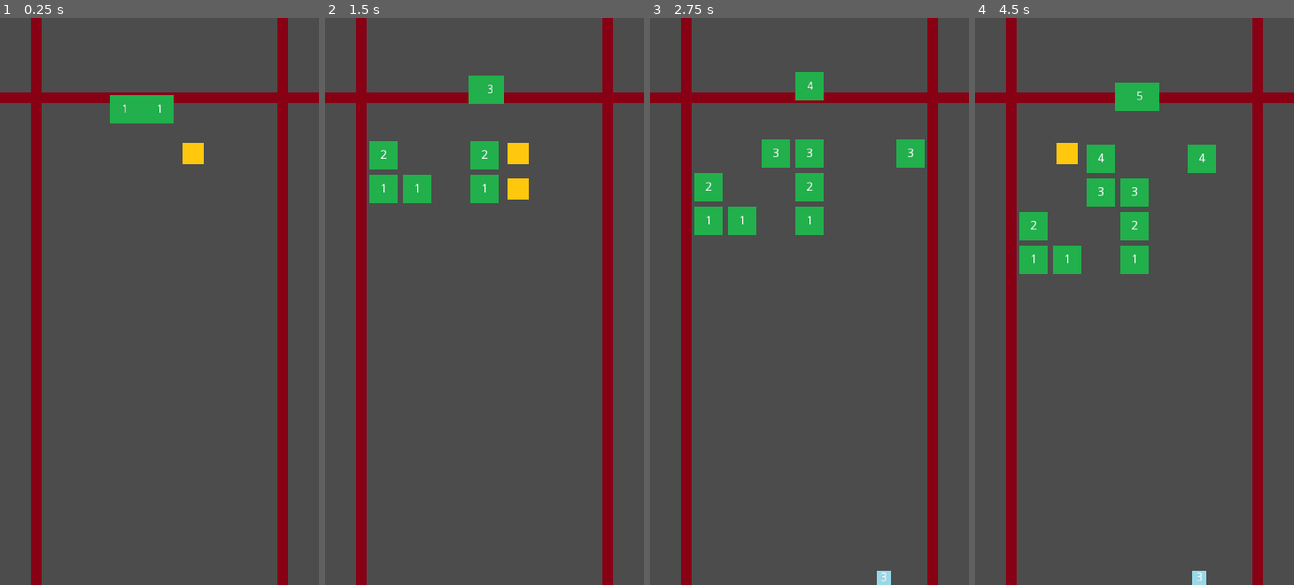
Above: before the commit, frames 1-4 (left to right).
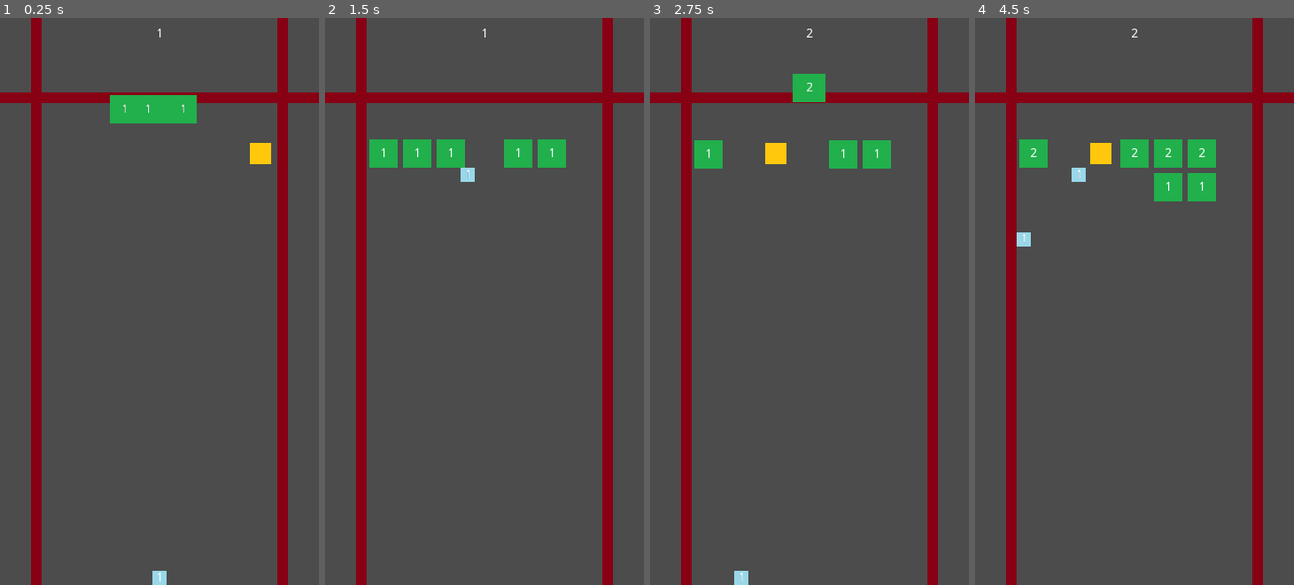
Above: after the commit, the same moments.

Repository: gumballstudios/OneGameAMonth
Game: Godot game, scene res://Test.tscn
Same seed, same stepped clock (60 frames per second), same inputs: the game is played once before the commit and once after it. The project has no main scene, so this scene is started directly.
Inputs (mouse positions are in pixels of both pictures, inside the frame that each line leads up to):
- Up to frame 1 (0.25 s): no input
- Up to frame 2 (1.5 s): move the mouse to (554, 273) at 0.52 s; click (554, 273) at 0.6 s; move the mouse to (420, 329) at 1.27 s; click (420, 329) at 1.35 s
- Up to frame 3 (2.75 s): move the mouse to (841, 176) at 2.02 s; click (841, 176) at 2.1 s
- Up to frame 4 (4.5 s): move the mouse to (1118, 414) at 2.77 s; click (1118, 414) at 2.85 s; move the mouse to (1230, 386) at 3.52 s; click (1230, 386) at 3.6 s; move the mouse to (1038, 216) at 4.27 s; click (1038, 216) at 4.35 s

The runs differ from the first frame. In frame 1, 1.0% of the frame differs, in the area x 45-85%, y 1-100%; in frame 2, 4.5%; in frame 3, 5.3%; in frame 4, 7.2%, in the area x 13-76%, y 1-100%.

Commit message:
Many mini ninjas
Updated power up to add more ninjas rather than increasing a single
ninja's strength

Diff:
--- a/2018-02/Objects/NinjaLauncher.tscn
+++ b/2018-02/Objects/NinjaLauncher.tscn
@@ -19,4 +19,27 @@
 one_shot = true
 autostart = false
 
+[node name="Label" type="Label" parent="." index="2"]
+
+anchor_left = 0.0
+anchor_top = 0.0
+anchor_right = 0.0
+anchor_bottom = 0.0
+margin_left = -180.0
+margin_top = -632.0
+margin_right = 180.0
+margin_bottom = -596.0
+rect_pivot_offset = Vector2( 0, 0 )
+mouse_filter = 2
+mouse_default_cursor_shape = 0
+size_flags_horizontal = 1
+size_flags_vertical = 4
+text = "1"
+align = 1
+valign = 1
+percent_visible = 1.0
+lines_skipped = 0
+max_lines_visible = -1
+_sections_unfolded = [ "Rect" ]
+
 [connection signal="timeout" from="LaunchTimer" to="." method="_on_launch_timeout"]
--- a/2018-02/Objects/Powerup.tscn
+++ b/2018-02/Objects/Powerup.tscn
@@ -18,6 +18,7 @@
 audio_bus_override = false
 audio_bus_name = "Master"
 script = ExtResource( 1 )
+_sections_unfolded = [ "Z Index" ]
 
 [node name="Sprite" type="Sprite" parent="." index="0"]
 
--- a/2018-02/Scripts/EnemyFormation.gd
+++ b/2018-02/Scripts/EnemyFormation.gd
@@ -23,14 +23,18 @@
 
 func DeployNewEnemies():
 	deployRound += 1
-	var enemyCount = (randi() % 4) + 1
+	var enemyChance = [2, 3, 3, 3, 3, 4, 4, 4, 4, 4, 4, 4, 4, 4, 5, 5, 5, 5, 6]
+	var enemyCount = enemyChance[randi() % enemyChance.size()]
 	var giveItem = (randf() <= 0.75)
 	var columns = GetRandomColumns(enemyCount, giveItem)
 	for i in range(enemyCount):
 		var enemy = enemyScene.instance()
+		var strength = deployRound
+		if randf() <= 0.25:
+			strength *= 2
 		enemy.position = $EnemySpawn.position
 		$EnemyContainer.add_child(enemy)
-		enemy.Deploy(columns[i], deployRound)
+		enemy.Deploy(columns[i], strength)
 
 	if giveItem:
 		var powerup = powerUpScene.instance()
--- a/2018-02/Scripts/Ninja.gd
+++ b/2018-02/Scripts/Ninja.gd
@@ -2,6 +2,7 @@
 
 
 signal returned
+signal power_up
 
 const SPEED = 2500
 
@@ -18,15 +19,19 @@
 	# move the ball and get any remaining motion after a collision
 	var collision = move_and_collide(motion)
 
+	var bounce = true;
 	if collision:
 		set_physics_process(false)
 		if collision.collider.is_in_group("Ground"):
 			emit_signal("returned", self)
 			return
 		elif collision.collider.is_in_group("Enemy"):
-			collision.collider.Hit(strength)
+			var enemy = collision.collider
+			bounce = strength < enemy.strength
+			enemy.Hit(strength)
 
-		velocity = velocity.bounce(collision.normal)
+		if bounce:
+			velocity = velocity.bounce(collision.normal)
 		$AttackTimer.start()
 
 
@@ -40,5 +45,6 @@
 
 
 func PowerUp():
-	strength += 1
-	$Label.text = str(strength)
+	emit_signal("power_up")
+	#strength += 1
+	#$Label.text = str(strength)
--- a/2018-02/Scripts/NinjaLauncher.gd
+++ b/2018-02/Scripts/NinjaLauncher.gd
@@ -7,6 +7,9 @@
 var ninjaReturned = 0
 var startPosition
 var direction
+var recruitCount = 0
+
+var ninjaScene = preload("res://Objects/Ninja.tscn")
 
 
 func _ready():
@@ -17,6 +20,7 @@
 func RecruitNinja(ninja_roster):
 	for ninja in ninja_roster:
 		ninja.connect("returned", self, "_on_ninja_returned")
+		ninja.connect("power_up", self, "_on_power_up")
 		$NinjaHideout.add_child(ninja)
 
 
@@ -52,4 +56,17 @@
 
 	ninjaReturned += 1
 	if ninjaReturned == $NinjaHideout.get_child_count():
+		if recruitCount > 0:
+			for i in range(recruitCount):
+				var ninjaRecruit = ninjaScene.instance()
+				ninjaRecruit.connect("returned", self, "_on_ninja_returned")
+				ninjaRecruit.connect("power_up", self, "_on_power_up")
+				ninjaRecruit.position = startPosition
+				$NinjaHideout.add_child(ninjaRecruit)
+				$Label.text = str($NinjaHideout.get_child_count())
+			recruitCount = 0
 		emit_signal("attack_complete")
+
+
+func _on_power_up():
+	recruitCount += 1
--- a/2018-02/Scripts/Powerup.gd
+++ b/2018-02/Scripts/Powerup.gd
@@ -7,7 +7,9 @@
 func _on_body_entered(body):
 	if body.is_in_group("Ninja"):
 		body.PowerUp()
+		#disconnect("body_entered", self, "_on_body_entered")
 		queue_free()
+
 
 func Deploy(column):
 	position = Vector2((size.x * column), 0)
--- a/2018-02/Test.gd
+++ b/2018-02/Test.gd
@@ -2,15 +2,15 @@
 
 var ninjaScene = preload("res://Objects/Ninja.tscn")
 
+
 func _ready():
-	for i in range(3):
-		$EnemyFormation.ProcessRound()
-		$MoveTimer.start()
-		yield($MoveTimer, "timeout")
+	$MoveTimer.connect("timeout", self, "_on_move_timeout")
 
 	$NinjaLauncher.RecruitNinja([ ninjaScene.instance() ])
 	$NinjaLauncher.set_process_input(true)
-	$MoveTimer.connect("timeout", self, "_on_move_timeout")
+
+	$EnemyFormation.ProcessRound()
+	$MoveTimer.start()
 
 
 func _on_move_timeout():
